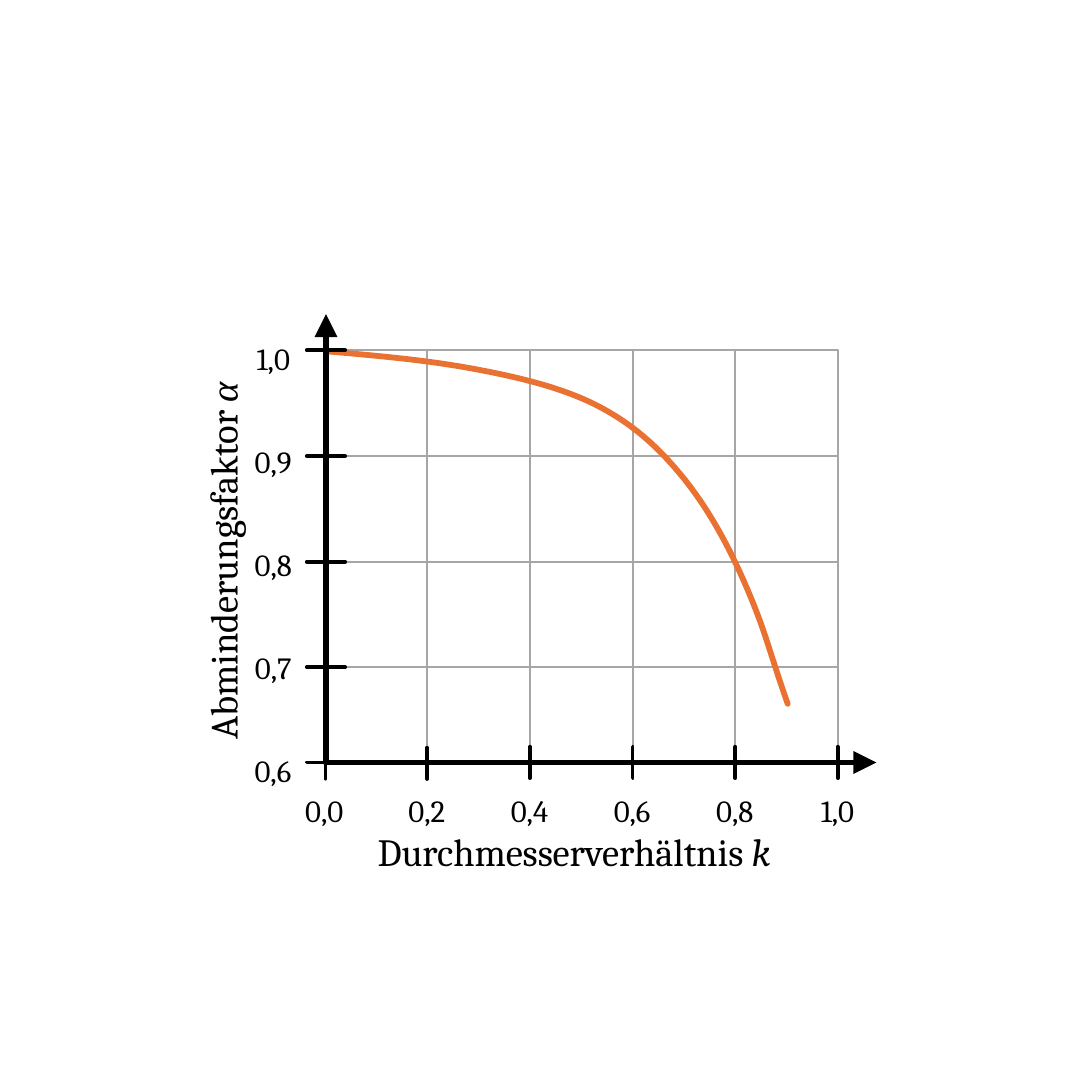
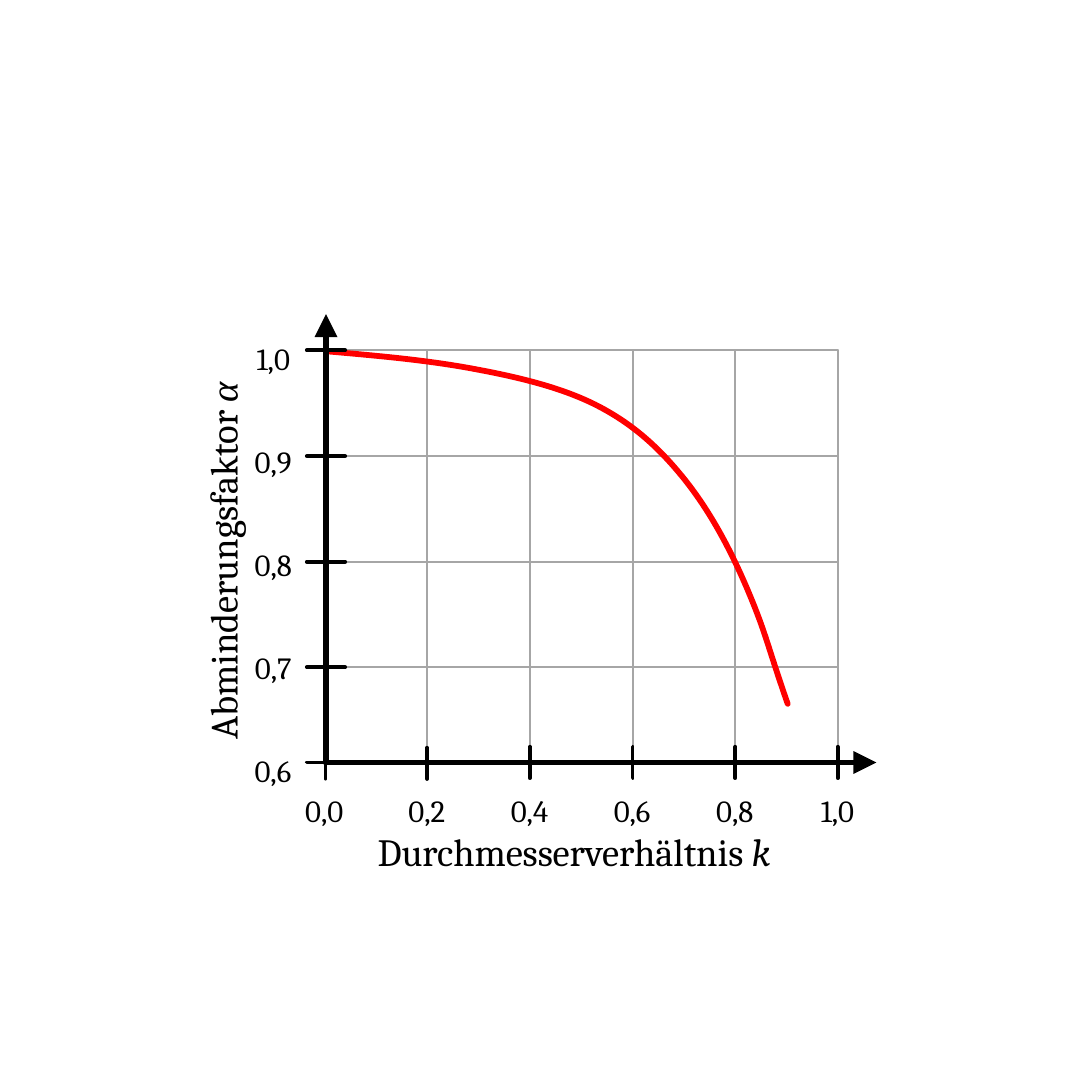
Before and after one commit to m4zeRobot/Project-FoSa, a slide deck: slide 36 of LaTeX B.Sc. LRT/Konstruktionslehre 1&2/images/KE-Images.pptx. Drawn at 1092x1092 pixels with LibreOffice and Linux fonts; fonts in the diff are those of the drawing. Boxes give left, top, right and bottom in pixels: in the first picture for what was removed or moved away, otherwise in the second. Text is boxed around its words. In the diff, an @@ line names an element or a change of style, - is before the commit and + after.

```diff
--- a/LaTeX B.Sc. LRT/Konstruktionslehre 1&2/images/KE-Images.pptx
+++ b/LaTeX B.Sc. LRT/Konstruktionslehre 1&2/images/KE-Images.pptx
@@ freeform shape at [327, 352, 787, 704]: outline #E97132 1.5 pt to #FF0000 1.5 pt @@
```
Also in this commit, not shown: 1 slide added, 1 slide removed, 3 other files.
